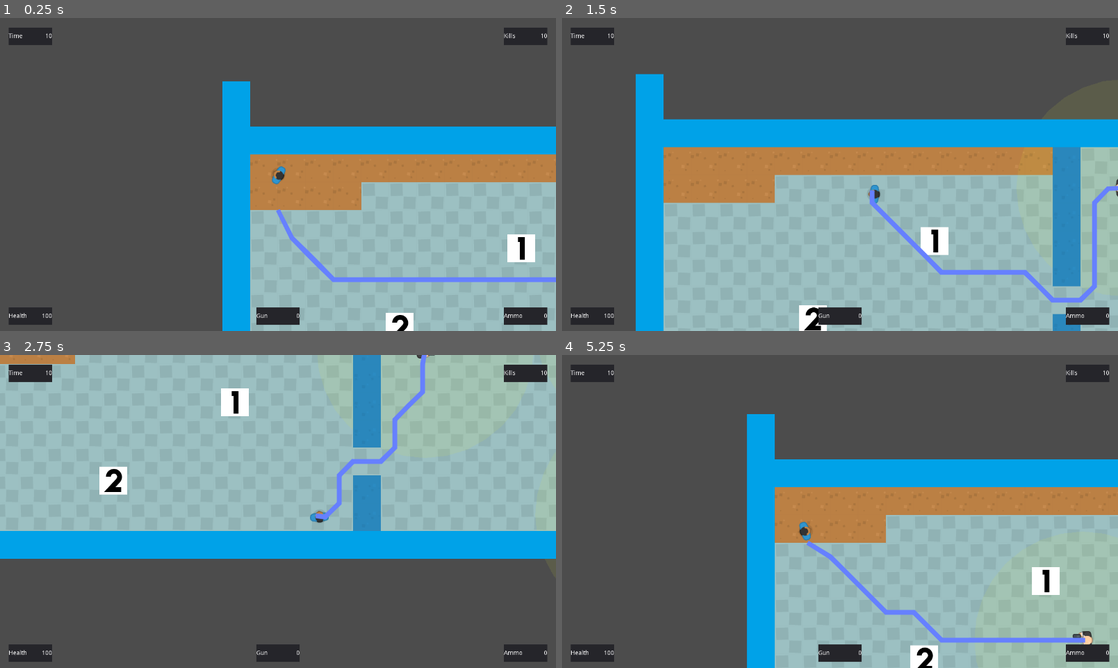
Above: before the commit, frames 1-4 (two rows, left to right).
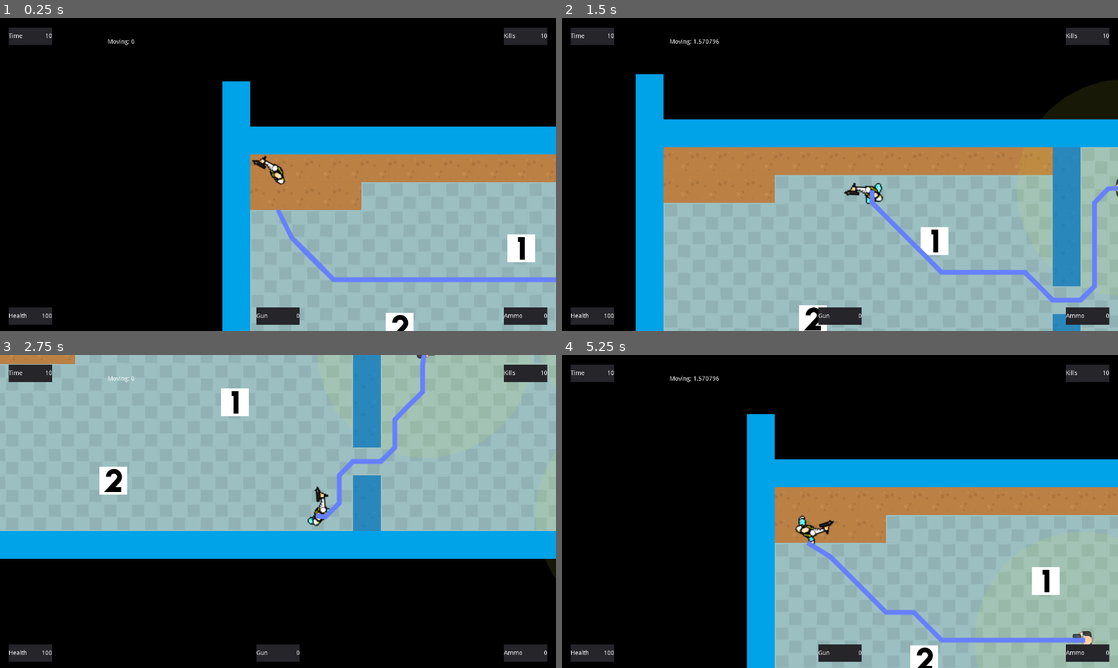
Above: after the commit, the same moments.

Repository: Hansel-Dsilva/top-down-shooter
Game: Godot game, scene res://levels/Main.tscn
The game is run twice, just before and just after one commit, with the same random seed, the same clock (stepped at 60 frames per second) and the same inputs.
Inputs (mouse positions are in pixels of both pictures, inside the frame that each line leads up to):
- Up to frame 1 (0.25 s): no input
- Up to frame 2 (1.5 s): tap Enter at 0.5 s; move the mouse to (962, 158) at 0.52 s; hold D (player_move_right) 0.53-1.28 s; click (962, 158) at 0.6 s; move the mouse to (728, 190) at 1.27 s; hold S (player_move_down) from 1.28 s (still down); tap 1 (switch_weapon_1) at 1.35 s
- Up to frame 3 (2.75 s): move the mouse to (333, 442) at 2.02 s; release S (player_move_down) at 2.03 s; hold D (player_move_right) from 2.03 s (still down); tap 2 (switch_weapon_2) at 2.1 s
- Up to frame 4 (5.25 s): move the mouse to (812, 574) at 2.77 s; release D (player_move_right) at 2.78 s; hold W (player_move_up) 2.78-3.53 s; tap 3 (switch_weapon_3) at 2.85 s; click (812, 574) at 2.92 s; move the mouse to (1006, 558) at 3.52 s; hold A (player_move_left) 3.53-5.03 s; click (1006, 558) at 3.6 s; move the mouse to (673, 464) at 4.27 s; tap 1 (switch_weapon_1) at 4.35 s; move the mouse to (867, 511) at 5.02 s; hold S (player_move_down) from 5.03 s (still down); tap 2 (switch_weapon_2) at 5.1 s; click (867, 511) at 5.17 s

The runs differ from the first frame. In frame 1, 59% of the frame differs, in the area x 0-100%, y 0-100%; in frame 2, 40%; in frame 3, 34%; in frame 4, 54%.

Commit message:
Hotline Miami character movement animation (Jacket)

Diff:
--- /dev/null
+++ b/Walking.tscn
@@ -0,0 +1,44 @@
+[gd_scene load_steps=3 format=2]
+
+[ext_resource path="res://graphics/Animated/Walking.dae" type="PackedScene" id=1]
+
+[sub_resource type="GDScript" id=1]
+script/source = "extends AnimationPlayer
+
+
+# Declare member variables here. Examples:
+# var a = 2
+# var b = \"text\"
+
+
+# Called when the node enters the scene tree for the first time.
+func _ready():
+	get_animation(\"default\").loop = true
+
+"
+
+[node name="Walking" instance=ExtResource( 1 )]
+
+[node name="Skeleton" parent="." index="0"]
+transform = Transform( 0.25, 0, 0, 0, 0.25, 0, 0, 0, 0.25, 0, 0, 0 )
+
+[node name="Eyes" parent="Skeleton" index="0"]
+visible = false
+
+[node name="Eyelashes" parent="Skeleton" index="1"]
+visible = false
+
+[node name="Hair" parent="Skeleton" index="3"]
+visible = false
+
+[node name="AnimationPlayer" parent="." index="1"]
+autoplay = "default"
+script = SubResource( 1 )
+
+[node name="Camera" type="Camera" parent="." index="2"]
+transform = Transform( 1, 0, 0, 0, -4.37114e-08, 1, 0, -1, -4.37114e-08, 0, 15, 0.5 )
+projection = 1
+current = true
+size = 3.0
+near = 0.01
+far = 43.6
--- a/characters/player/player.gd
+++ b/characters/player/player.gd
@@ -4,8 +4,7 @@
 Base player class. Gives the player the ability to move
 """
 export var MAX_SPEED = 500
-
-const gun1 = preload("res://graphics/assets/manBlue_gun.png")
+var move_dir = Vector2.ZERO
 
 func _ready() -> void:
 	make_gui()
@@ -18,22 +17,29 @@
 
 func _process(delta: float) -> void:
 	get_input(delta)
+	#debug
+	$CanvasLayer/Debug.text = "Moving: " + str(get_input_move_dir().angle())
+	$Torso.speed_scale = motion.length()/500
+	$Legs.speed_scale =  motion.length()/500
+	if move_dir:
+		$Legs.global_rotation = get_input_move_dir().angle()
+	if not motion.length():
+		$Legs.frame = 0
 
 func get_input(delta: float) -> void:
 #	get_input()
 	self.look_at(get_global_mouse_position())
-	var axis = get_input_axis()
-	if axis == Vector2.ZERO:
+	var move_dir = get_input_move_dir()
+	if move_dir == Vector2.ZERO:
 		apply_friction(ACCELERATION * delta)
 	else:
-		apply_movement(axis * ACCELERATION * delta)
+		apply_movement(move_dir * ACCELERATION * delta)
 	motion = move_and_slide(motion)
 
-func get_input_axis():
-	var axis = Vector2.ZERO
-	axis.x = int(Input.is_action_pressed("player_move_right")) - int(Input.is_action_pressed("player_move_left"))
-	axis.y = int(Input.is_action_pressed("player_move_down")) - int(Input.is_action_pressed("player_move_up"))
-	return axis.normalized()
+func get_input_move_dir():
+	move_dir.x = int(Input.is_action_pressed("player_move_right")) - int(Input.is_action_pressed("player_move_left"))
+	move_dir.y = int(Input.is_action_pressed("player_move_down")) - int(Input.is_action_pressed("player_move_up"))
+	return move_dir.normalized()
 
 func apply_friction(amount):
 	if motion.length() > amount:
@@ -45,8 +51,9 @@
 	motion = motion.clamped(MAX_SPEED)
 #Hansel
 func change_sprite_textue():
-	$Sprite.set_texture(gun1)
-	$Sprite.position.x = 10.131
+#	$Sprite.set_texture(gun1)
+#	$Sprite.position.x = 10.131
+	pass
 
 func _on_Area2D_area_entered(area: Area2D) -> void:
 	if area.has_method("gun_pickup"):
--- a/characters/player/player.tscn
+++ b/characters/player/player.tscn
@@ -1,10 +1,163 @@
-[gd_scene load_steps=8 format=2]
+[gd_scene load_steps=38 format=2]
 
 [ext_resource path="res://characters/player/player.gd" type="Script" id=1]
 [ext_resource path="res://gui/GUI.tscn" type="PackedScene" id=2]
-[ext_resource path="res://graphics/assets/manBlue_stand.png" type="Texture" id=3]
+[ext_resource path="res://graphics/assets/HLM1/sprPWalkUnarmed_strip8.png" type="Texture" id=3]
 [ext_resource path="res://weapons/gun/gun.tscn" type="PackedScene" id=4]
 [ext_resource path="res://characters/health.gd" type="Script" id=5]
+[ext_resource path="res://graphics/assets/HLM1/sprLegs_strip16.png" type="Texture" id=6]
+[ext_resource path="res://graphics/assets/HLM1/sprPAttackUzi_strip2.png" type="Texture" id=7]
+
+[sub_resource type="AtlasTexture" id=3]
+flags = 4
+atlas = ExtResource( 6 )
+region = Rect2( 0, 0, 32, 32 )
+
+[sub_resource type="AtlasTexture" id=4]
+flags = 4
+atlas = ExtResource( 6 )
+region = Rect2( 32, 0, 32, 32 )
+
+[sub_resource type="AtlasTexture" id=5]
+flags = 4
+atlas = ExtResource( 6 )
+region = Rect2( 64, 0, 32, 32 )
+
+[sub_resource type="AtlasTexture" id=6]
+flags = 4
+atlas = ExtResource( 6 )
+region = Rect2( 96, 0, 32, 32 )
+
+[sub_resource type="AtlasTexture" id=7]
+flags = 4
+atlas = ExtResource( 6 )
+region = Rect2( 128, 0, 32, 32 )
+
+[sub_resource type="AtlasTexture" id=8]
+flags = 4
+atlas = ExtResource( 6 )
+region = Rect2( 160, 0, 32, 32 )
+
+[sub_resource type="AtlasTexture" id=9]
+flags = 4
+atlas = ExtResource( 6 )
+region = Rect2( 192, 0, 32, 32 )
+
+[sub_resource type="AtlasTexture" id=10]
+flags = 4
+atlas = ExtResource( 6 )
+region = Rect2( 224, 0, 32, 32 )
+
+[sub_resource type="AtlasTexture" id=11]
+flags = 4
+atlas = ExtResource( 6 )
+region = Rect2( 256, 0, 32, 32 )
+
+[sub_resource type="AtlasTexture" id=12]
+flags = 4
+atlas = ExtResource( 6 )
+region = Rect2( 288, 0, 32, 32 )
+
+[sub_resource type="AtlasTexture" id=13]
+flags = 4
+atlas = ExtResource( 6 )
+region = Rect2( 320, 0, 32, 32 )
+
+[sub_resource type="AtlasTexture" id=14]
+flags = 4
+atlas = ExtResource( 6 )
+region = Rect2( 352, 0, 32, 32 )
+
+[sub_resource type="AtlasTexture" id=15]
+flags = 4
+atlas = ExtResource( 6 )
+region = Rect2( 384, 0, 32, 32 )
+
+[sub_resource type="AtlasTexture" id=16]
+flags = 4
+atlas = ExtResource( 6 )
+region = Rect2( 416, 0, 32, 32 )
+
+[sub_resource type="AtlasTexture" id=17]
+flags = 4
+atlas = ExtResource( 6 )
+region = Rect2( 448, 0, 32, 32 )
+
+[sub_resource type="AtlasTexture" id=18]
+flags = 4
+atlas = ExtResource( 6 )
+region = Rect2( 480, 0, 32, 32 )
+
+[sub_resource type="SpriteFrames" id=19]
+animations = [ {
+"frames": [ SubResource( 3 ), SubResource( 4 ), SubResource( 5 ), SubResource( 6 ), SubResource( 7 ), SubResource( 8 ), SubResource( 9 ), SubResource( 10 ), SubResource( 11 ), SubResource( 12 ), SubResource( 13 ), SubResource( 14 ), SubResource( 15 ), SubResource( 16 ), SubResource( 17 ), SubResource( 18 ) ],
+"loop": true,
+"name": "walk_legs",
+"speed": 20.0
+} ]
+
+[sub_resource type="AtlasTexture" id=20]
+flags = 4
+atlas = ExtResource( 3 )
+region = Rect2( 0, 0, 60, 60 )
+
+[sub_resource type="AtlasTexture" id=21]
+flags = 4
+atlas = ExtResource( 3 )
+region = Rect2( 60, 0, 60, 60 )
+
+[sub_resource type="AtlasTexture" id=22]
+flags = 4
+atlas = ExtResource( 3 )
+region = Rect2( 120, 0, 60, 60 )
+
+[sub_resource type="AtlasTexture" id=23]
+flags = 4
+atlas = ExtResource( 3 )
+region = Rect2( 180, 0, 60, 60 )
+
+[sub_resource type="AtlasTexture" id=24]
+flags = 4
+atlas = ExtResource( 3 )
+region = Rect2( 240, 0, 60, 60 )
+
+[sub_resource type="AtlasTexture" id=25]
+flags = 4
+atlas = ExtResource( 3 )
+region = Rect2( 300, 0, 60, 60 )
+
+[sub_resource type="AtlasTexture" id=26]
+flags = 4
+atlas = ExtResource( 3 )
+region = Rect2( 360, 0, 60, 60 )
+
+[sub_resource type="AtlasTexture" id=27]
+flags = 4
+atlas = ExtResource( 3 )
+region = Rect2( 420, 0, 60, 60 )
+
+[sub_resource type="AtlasTexture" id=29]
+flags = 4
+atlas = ExtResource( 7 )
+region = Rect2( 44, 0, 44, 24 )
+
+[sub_resource type="AtlasTexture" id=30]
+flags = 4
+atlas = ExtResource( 7 )
+region = Rect2( 0, 0, 44, 24 )
+
+[sub_resource type="SpriteFrames" id=28]
+animations = [ {
+"frames": [ SubResource( 20 ), SubResource( 21 ), SubResource( 22 ), SubResource( 23 ), SubResource( 24 ), SubResource( 25 ), SubResource( 26 ), SubResource( 27 ) ],
+"loop": true,
+"name": "walk_unarmed",
+"speed": 10.0
+}, {
+"frames": [ SubResource( 29 ), SubResource( 30 ) ],
+"loop": true,
+"name": "uzi",
+"speed": 5.0
+} ]
 
 [sub_resource type="CapsuleShape2D" id=1]
 height = 24.203
@@ -29,10 +182,29 @@
 valign = 1
 
 [node name="GUI" parent="CanvasLayer" instance=ExtResource( 2 )]
-visible = false
-
-[node name="Sprite" type="Sprite" parent="."]
-texture = ExtResource( 3 )
+
+[node name="Debug" type="Label" parent="CanvasLayer"]
+margin_left = 248.2
+margin_top = 48.1625
+margin_right = 288.2
+margin_bottom = 62.1625
+text = "lol"
+__meta__ = {
+"_edit_use_anchors_": false
+}
+
+[node name="Legs" type="AnimatedSprite" parent="."]
+scale = Vector2( 2.5, 2.5 )
+frames = SubResource( 19 )
+animation = "walk_legs"
+frame = 14
+playing = true
+
+[node name="Torso" type="AnimatedSprite" parent="."]
+position = Vector2( 30, 0 )
+scale = Vector2( 2.5, 2.5 )
+frames = SubResource( 28 )
+animation = "uzi"
 
 [node name="PlayerCollision" type="CollisionShape2D" parent="."]
 position = Vector2( 0.209091, 0 )
--- /dev/null
+++ b/characters/player/player3d.tscn
@@ -0,0 +1,69 @@
+[gd_scene load_steps=8 format=2]
+
+[ext_resource path="res://characters/health.gd" type="Script" id=1]
+[ext_resource path="res://characters/player/player.gd" type="Script" id=2]
+[ext_resource path="res://weapons/gun/gun.tscn" type="PackedScene" id=3]
+[ext_resource path="res://gui/GUI.tscn" type="PackedScene" id=4]
+[ext_resource path="res://Walking.tscn" type="PackedScene" id=6]
+
+[sub_resource type="CircleShape2D" id=3]
+radius = 16.8405
+
+[sub_resource type="RectangleShape2D" id=2]
+extents = Vector2( 10.0767, 16.3847 )
+
+[node name="Player" type="KinematicBody2D"]
+collision_mask = 6
+script = ExtResource( 2 )
+
+[node name="CanvasLayer" type="CanvasLayer" parent="."]
+
+[node name="Label" type="Label" parent="CanvasLayer"]
+visible = false
+margin_left = 620.0
+margin_top = 300.0
+margin_right = 660.0
+margin_bottom = 314.0
+text = "Name"
+align = 1
+valign = 1
+
+[node name="GUI" parent="CanvasLayer" instance=ExtResource( 4 )]
+visible = false
+
+[node name="Sprite" type="Sprite" parent="."]
+position = Vector2( 75, 0 )
+rotation = -1.5708
+
+[node name="Viewport" type="Viewport" parent="."]
+size = Vector2( 500, 500 )
+transparent_bg = true
+render_target_v_flip = true
+
+[node name="Walking" parent="Viewport" instance=ExtResource( 6 )]
+transform = Transform( 1, 0, -1.62921e-07, -1.62921e-07, 2.65431e-14, -1, 0, 1, 2.65431e-14, 0, 0, 0 )
+
+[node name="PlayerCollision" type="CollisionShape2D" parent="."]
+position = Vector2( 0.209091, 0 )
+shape = SubResource( 3 )
+
+[node name="Gun" parent="." instance=ExtResource( 3 )]
+visible = false
+position = Vector2( 18.0596, 9.91031 )
+
+[node name="Area2D" type="Area2D" parent="."]
+
+[node name="CollisionShape2D" type="CollisionShape2D" parent="Area2D"]
+position = Vector2( -2.49125, -0.498251 )
+shape = SubResource( 2 )
+
+[node name="Health" type="Node" parent="."]
+script = ExtResource( 1 )
+
+[node name="Camera2D" type="Camera2D" parent="."]
+smoothing_enabled = true
+[connection signal="ammo_changed" from="Gun" to="CanvasLayer/GUI/VBoxContainer/HBoxContainer/AmmoCounter" method="_on_Gun_ammo_changed"]
+[connection signal="gun_changed" from="Gun" to="CanvasLayer/GUI/VBoxContainer/HBoxContainer/GunName" method="_on_Gun_gun_changed"]
+[connection signal="area_entered" from="Area2D" to="." method="_on_Area2D_area_entered"]
+[connection signal="area_entered" from="Area2D" to="Gun" method="_on_Area2D_area_entered"]
+[connection signal="health_changed" from="Health" to="CanvasLayer/GUI/VBoxContainer/HBoxContainer/HealthCounter" method="_on_health_changed"]
--- a/project.godot
+++ b/project.godot
@@ -40,10 +40,6 @@
 window/size/width=1280
 window/size/height=720
 window/stretch/mode="viewport"
-
-[editor_plugins]
-
-enabled=PoolStringArray( "codeandweb.texturepacker" )
 
 [input]
 
@@ -115,4 +111,5 @@
 
 quality/driver/driver_name="GLES2"
 quality/2d/use_pixel_snap=true
+environment/default_clear_color=Color( 0, 0, 0, 1 )
 environment/default_environment="res://default_env.tres"
Binary file added: graphics/assets/HLM1/sprLegs_strip16.png
Not shown, added: graphics/assets/HLM1/sprLegs_strip16.png.import
Binary file added: graphics/assets/HLM1/sprPAttackUzi_strip2.png
Not shown, added: graphics/assets/HLM1/sprPAttackUzi_strip2.png.import
Binary file added: graphics/assets/HLM1/sprPWalkUnarmed_strip8.png
Not shown, added: graphics/assets/HLM1/sprPWalkUnarmed_strip8.png.import
